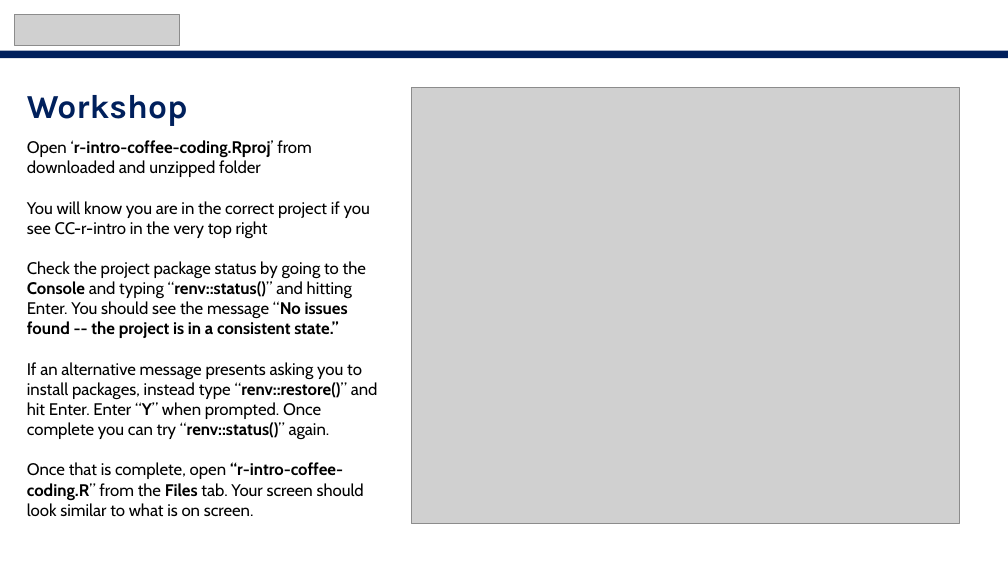
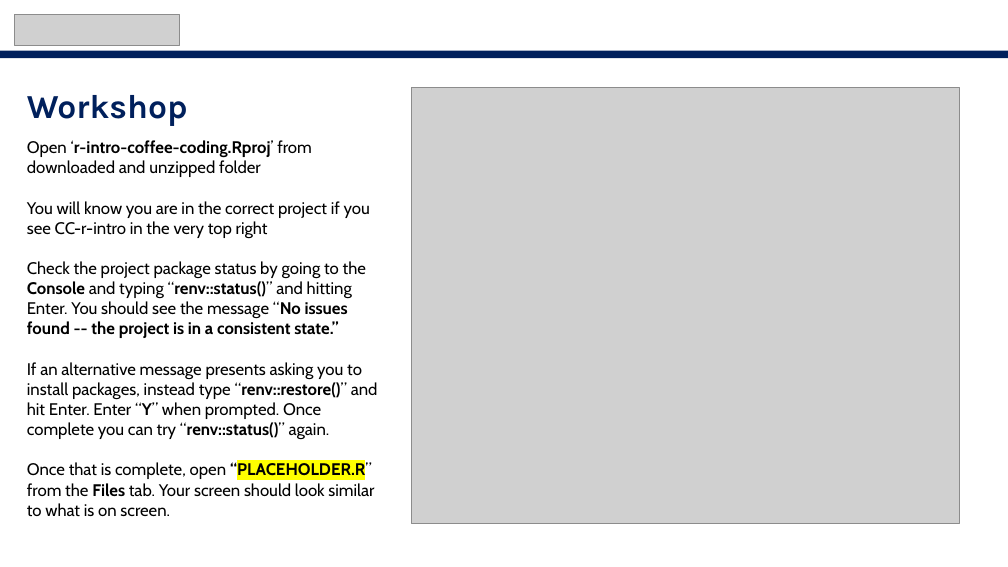
Before and after one commit to nistatisticsresearchagency/CC-r-intro, a slide deck: slide 7 of intro-slides.pptx (slide 6 before the commit). Drawn at 1008x567 pixels with LibreOffice and Linux fonts; fonts in the diff are those of the drawing; grey boxes stand for pictures. Boxes give left, top, right and bottom in pixels: in the first picture for what was removed or moved away, otherwise in the second. Text is boxed around its words. In the diff, an @@ line names an element or a change of style, - is before the commit and + after.

```diff
--- a/intro-slides.pptx
+++ b/intro-slides.pptx
@@ text at (27,462,374,517): text changed @@
-Once that is complete, open “r-intro-coffee-coding.R” from the Files tab. Your screen should look similar to what is on screen.
+Once that is complete, open “PLACEHOLDER.R” from the Files tab. Your screen should look similar to what is on screen.
```
Also in this commit, not shown: 1 other slide changed, 2 slides added, 1 slide removed.
